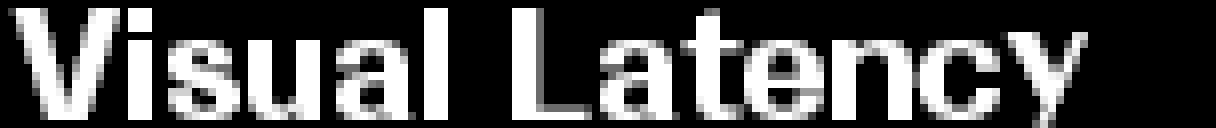
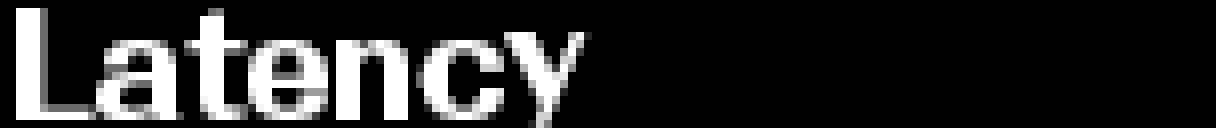
Comparing the layer stacks of the two (1216, 128) images. Changes:
renamed "Visual Latency" to "Latency", painted on it over <box>504,32,1088,128</box>
renamed "Visual Latency" to "Latency", painted on it over <box>8,8,1000,120</box>
